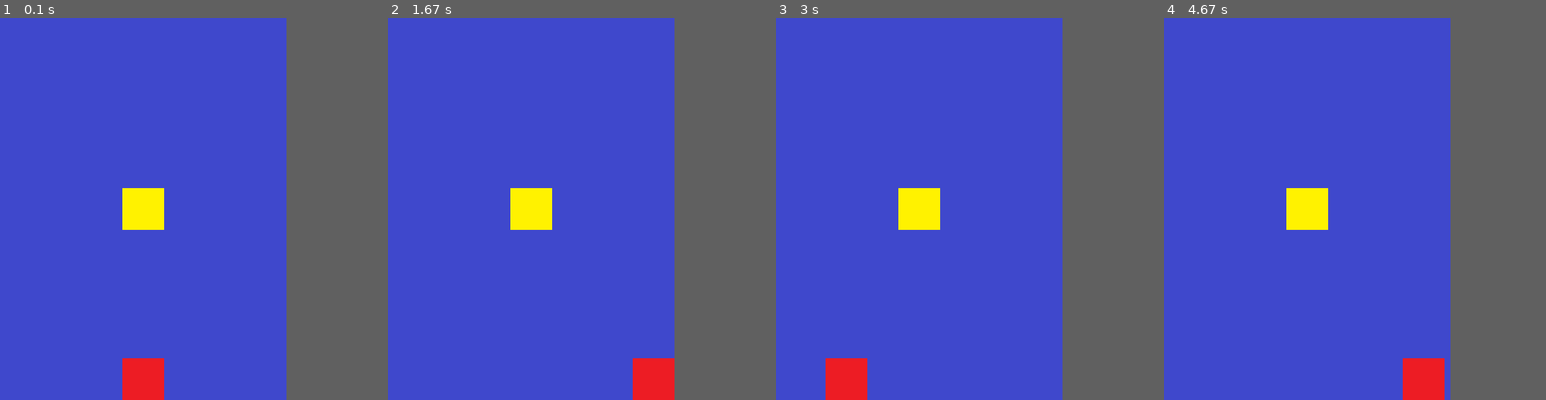
Above: before the commit, frames 1-4 (left to right).
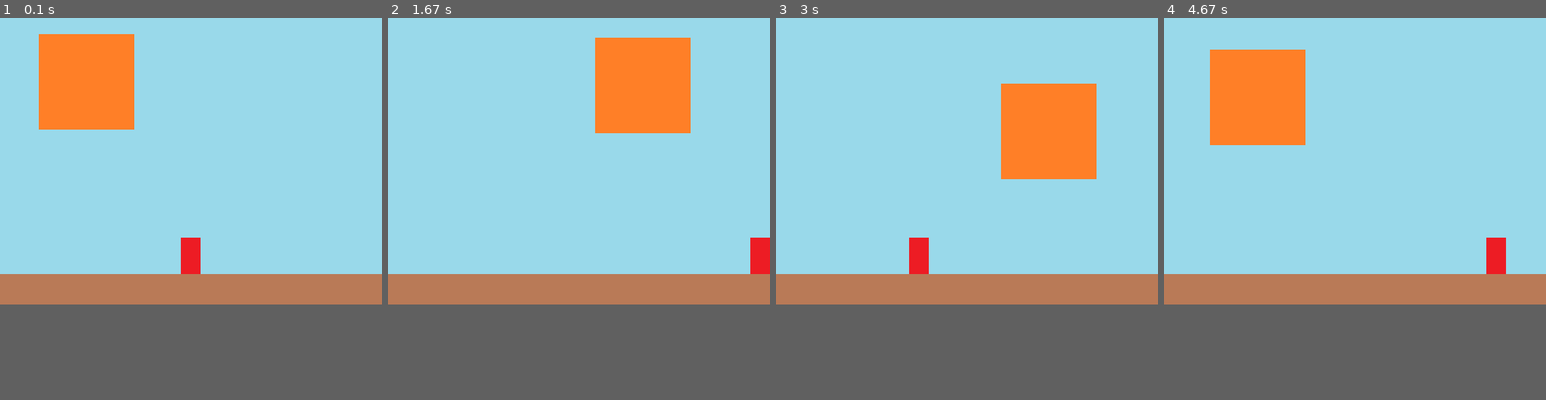
Above: after the commit, the same moments.

Repository: Jay611/pygame_basic
Game: pygame game, started from main.py
Same seed, same stepped clock (60 frames per second), same inputs: the game is played once before the commit and once after it.
Inputs:
- Up to frame 1 (0.1 s): no input
- Up to frame 2 (1.67 s): hold Space 0.33-0.8 s; hold Right 0.33-0.8 s; hold Right 0.83-1.3 s; hold Right from 1.33 s (still down)
- Up to frame 3 (3 s): release Right at 1.8 s; hold Left 1.83-2.37 s; hold Left 2.4-2.8 s; hold Right from 2.83 s (still down)
- Up to frame 4 (4.67 s): release Right at 3.47 s; hold Left 3.5-3.97 s; hold Right 4-4.47 s; hold Right from 4.5 s (still down)
The window is 480x640 before the commit and 640x480 after it. Grey fills any space a smaller window leaves; there, only what the larger window draws over its background counts as a difference.

The runs differ from the first frame. In frame 1, 59% of the frame differs, in the area x 0-100%, y 0-100%; in frame 2, 61%; in frame 3, 62%; in frame 4, 60%.

Commit message:
Add balls and weapons

Diff:
--- a/main.py
+++ b/main.py
@@ -1,42 +1,81 @@
 import pygame
-
+import random
+import os
+#####################################################################
+# Initialization
 pygame.init()
 
 # Screen size
-screen_width = 480
-screen_height = 640
+screen_width = 640
+screen_height = 480
 screen = pygame.display.set_mode((screen_width, screen_height))
 
 # Screen title
-pygame.display.set_caption("Nado Game")
+pygame.display.set_caption("Pang Pang")
 
 # FPS
 clock = pygame.time.Clock()
+#####################################################################
 
 # Load background image
-background = pygame.image.load("C:\\Users\\user\\source\\repos\\pygame_basic\\background.png")
+current_path = os.path.dirname(__file__)
+image_path = os.path.join(current_path, 'images')
 
-# Load game character
-character = pygame.image.load("C:\\Users\\user\\source\\repos\\pygame_basic\\character.png")
-character_size = character.get_rect().size  # image size
+background = pygame.image.load(os.path.join(image_path, 'background.png'))
+
+# Create stage
+stage = pygame.image.load(os.path.join(image_path, 'stage.png'))
+stage_size = stage.get_rect().size
+stage_height = stage_size[1]
+
+# Create character
+character = pygame.image.load(os.path.join(image_path, 'character.png'))
+character_size = character.get_rect().size
 character_width = character_size[0]
 character_height = character_size[1]
 character_x_pos = (screen_width - character_width) / 2
-character_y_pos = screen_height - character_height
+character_y_pos = screen_height - character_height - stage_height
 
-# Enemy
-enemy = pygame.image.load("C:\\Users\\user\\source\\repos\\pygame_basic\\enemy.png")
-enemy_size = enemy.get_rect().size  # image size
-enemy_width = enemy_size[0]
-enemy_height = enemy_size[1]
-enemy_x_pos = (screen_width - enemy_width) / 2
-enemy_y_pos = (screen_height - enemy_height) / 2
+# Character movement
+character_to_x = 0
 
-to_x = to_y = 0
+# Character speed
+character_speed = 0.5
+
+# Create weapon
+weapon = pygame.image.load(os.path.join(image_path, 'weapon.png'))
+weapon_size = weapon.get_rect().size
+weapon_width = weapon_size[0]
+
+weapons = []
+weapon_speed = 1
+
+# Create balloon
+ball_images = [
+    pygame.image.load(os.path.join(image_path, 'balloon1.png')),
+    pygame.image.load(os.path.join(image_path, 'balloon2.png')),
+    pygame.image.load(os.path.join(image_path, 'balloon3.png')),
+    pygame.image.load(os.path.join(image_path, 'balloon4.png'))
+]
+
+# Ball speed
+ball_speed_y = [-18, -15, -12, -9]
+
+balls = []
+
+balls.append({
+    'pos_x': 50,
+    'pos_y': 50,
+    'img_idx': 0,
+    'to_x': 3,
+    'to_y': -6,
+    'init_spd_y': ball_speed_y[0]
+})
+
+
 
 # Event loop
 running = True
-character_speed = 0.5
 while running:
     dt = clock.tick(60) # The number of frames per second
 
@@ -44,56 +83,67 @@
         if event.type == pygame.QUIT: # Close window?
             running = False
 
-        if event.type == pygame.KEYDOWN:    # Check key event
+        if event.type == pygame.KEYDOWN:
             if event.key == pygame.K_LEFT:
-                to_x -= character_speed
+                character_to_x -= character_speed
             elif event.key == pygame.K_RIGHT:
-                to_x += character_speed
-            elif event.key == pygame.K_UP:
-                to_y -= character_speed
-            elif event.key == pygame.K_DOWN:
-                to_y += character_speed
+                character_to_x += character_speed
+            elif event.key == pygame.K_SPACE:
+                weapon_x_pos = character_x_pos + character_width / 2 - weapon_width / 2
+                weapon_y_pos = character_y_pos
+                weapons.append([weapon_x_pos, weapon_y_pos])
 
         if event.type == pygame.KEYUP:
-            if event.key == pygame.K_LEFT or event.key == pygame.K_RIGHT:
-                to_x = 0
-            elif event.key == pygame.K_UP or event.key == pygame.K_DOWN:
-                to_y = 0
+            if event.key in (pygame.K_LEFT, pygame.K_RIGHT):
+                character_to_x = 0
 
-    character_x_pos += to_x * dt
-    character_y_pos += to_y * dt
+    # Character location
+    character_x_pos += character_to_x * dt
 
-    # Horizontal boundary
     if character_x_pos < 0:
         character_x_pos = 0
     elif character_x_pos > screen_width - character_width:
         character_x_pos = screen_width - character_width
-    # Vertical boundary
-    if character_y_pos < 0:
-        character_y_pos = 0
-    elif character_y_pos > screen_height - character_height:
-        character_y_pos = screen_height - character_height
 
-    # Update rect information for checking collision
-    character_rect = character.get_rect()
-    character_rect.left = character_x_pos
-    character_rect.top = character_y_pos
+    # Weapon location
+    weapons = [[w[0], w[1] - weapon_speed * dt] for w in weapons if w[1] - weapon_speed * dt > 0]
 
-    enemy_rect = enemy.get_rect()
-    enemy_rect.left = enemy_x_pos
-    enemy_rect.top = enemy_y_pos
+    # Ball location
+    for ball_idx, ball_val in enumerate(balls):
+        ball_x_pos = ball_val['pos_x']
+        ball_y_pos = ball_val['pos_y']
+        ball_img_idx = ball_val['img_idx']
 
-    # Check collision
-    if character_rect.colliderect(enemy_rect):
-        print('Collision')
-        running = False
+        ball_size = ball_images[ball_img_idx].get_rect().size
+        ball_width, ball_height = ball_size[0], ball_size[1]
 
+        if ball_x_pos < 0 or ball_x_pos > screen_width - ball_width:
+            ball_val['to_x'] *= -1
+
+        if ball_y_pos >= screen_height - stage_height - ball_height:
+            ball_val['to_y'] = ball_val['init_spd_y']
+        else:
+            ball_val['to_y'] += 0.5
+
+        ball_val['pos_x'] += ball_val['to_x']
+        ball_val['pos_y'] += ball_val['to_y']
 
     screen.blit(background, (0, 0)) # Draw background
-    screen.blit(character,(character_x_pos, character_y_pos))   # Draw character
-    screen.blit(enemy, (enemy_x_pos, enemy_y_pos))  # Draw enemy
+
+    for weapon_x_pos, weapon_y_pos in weapons:
+        screen.blit(weapon, (weapon_x_pos, weapon_y_pos))
+
+    for idx, ball in enumerate(balls):
+        ball_x_pos = ball['pos_x']
+        ball_y_pos = ball['pos_y']
+        ball_img_idx = ball['img_idx']
+        screen.blit(ball_images[ball_img_idx], (ball_x_pos, ball_y_pos))
+
+    screen.blit(stage, (0, screen_height - stage_height))
+    screen.blit(character, (character_x_pos, character_y_pos))
 
     pygame.display.update() # Draw game screen again
 
+
 # Quit pygame
 pygame.quit()
Binary file removed: background.png
Binary file removed: character.png
Binary file removed: enemy.png
Binary file added: images/background.png
Binary file added: images/balloon1.png
Binary file added: images/balloon2.png
Binary file added: images/balloon3.png
Binary file added: images/balloon4.png
Binary file added: images/character.png
Binary file added: images/stage.png
Binary file added: images/weapon.png
